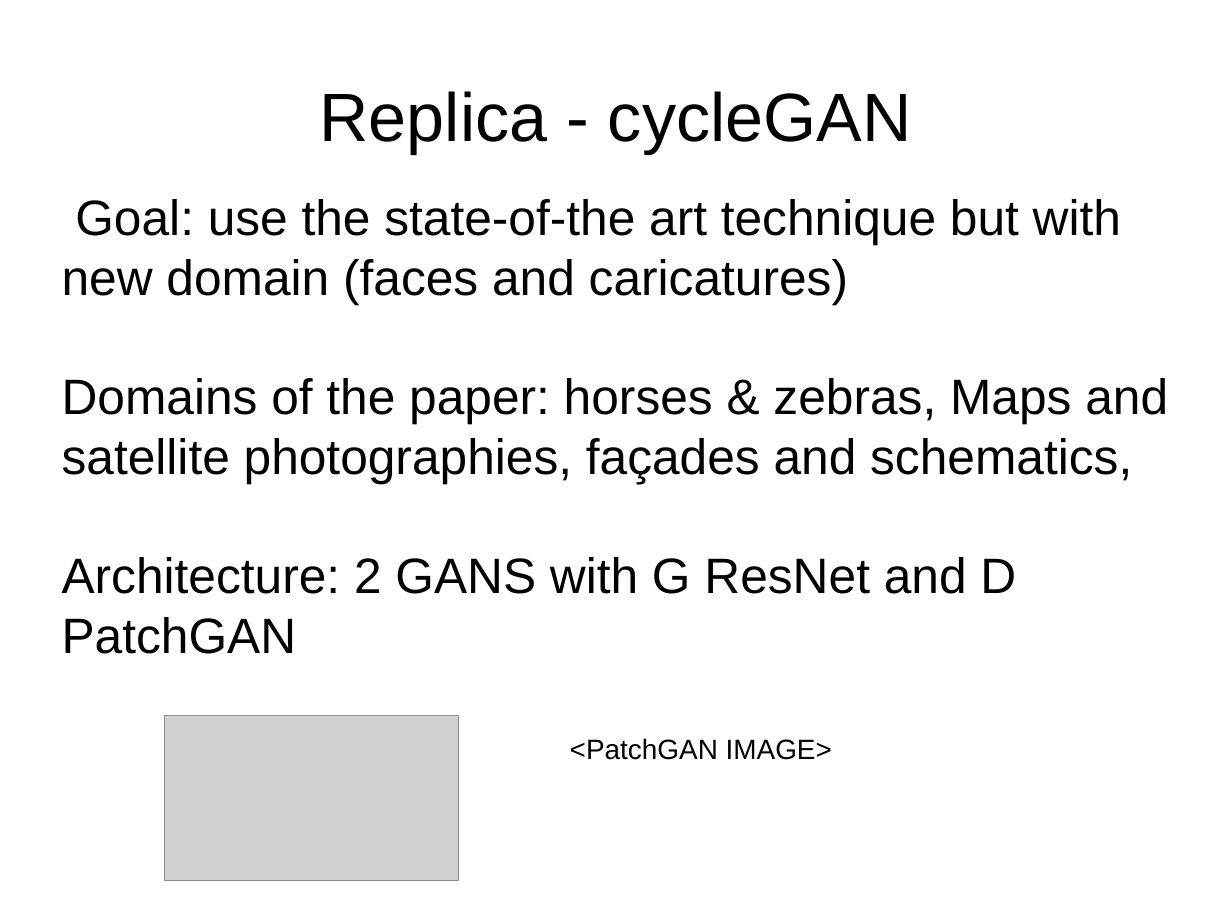
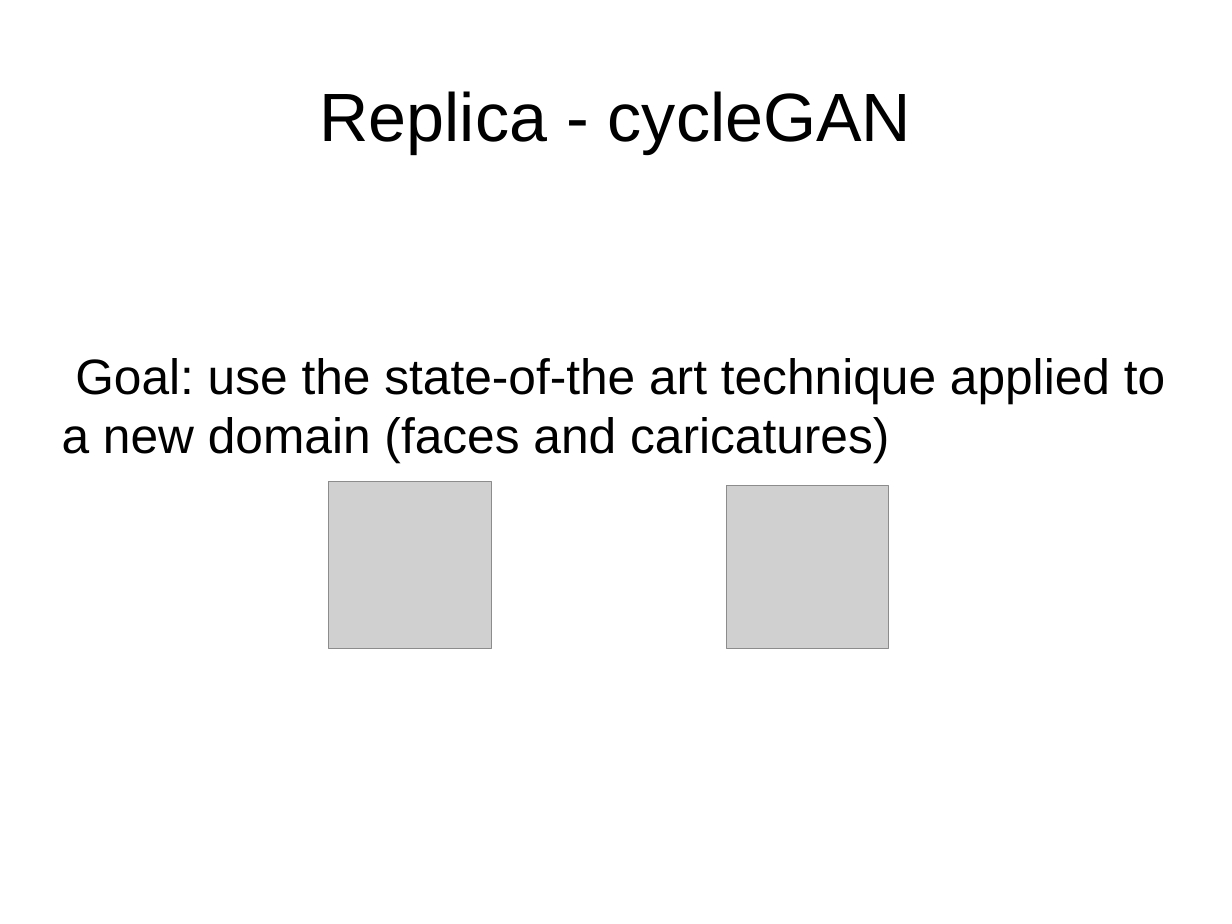
Before and after one commit to telecombcn-dl/2018-dlai-team3, a slide deck: slide 1 of dlai-misc/slidesReplica.pptx. Drawn at 1232x924 pixels with LibreOffice and Linux fonts; fonts in the diff are those of the drawing; grey boxes stand for pictures. Boxes give left, top, right and bottom in pixels: in the first picture for what was removed or moved away, otherwise in the second. Text is boxed around its words. In the diff, an @@ line names an element or a change of style, - is before the commit and + after.

Commit message:
slides

```diff
--- a/dlai-misc/slidesReplica.pptx
+++ b/dlai-misc/slidesReplica.pptx
@@ text at (62,358,1165,463): text changed @@
-Goal: use the state-of-the art technique but with new domain (faces and caricatures)
-Domains of the paper: horses & zebras, Maps and satellite photographies, façades and schematics,
-Architecture: 2 GANS with G ResNet and D PatchGAN
+Goal: use the state-of-the art technique applied to a new domain (faces and caricatures)
@@ picture added at (329,482,492,648) @@
@@ picture added at (727,485,889,648) @@
@@ picture removed at (165,715,458,881) @@
@@ text removed at (570,738,832,760) @@
-<PatchGAN IMAGE>
```
Also in this commit, not shown: 1 other slide changed, 8 slides added, 15 other files.
